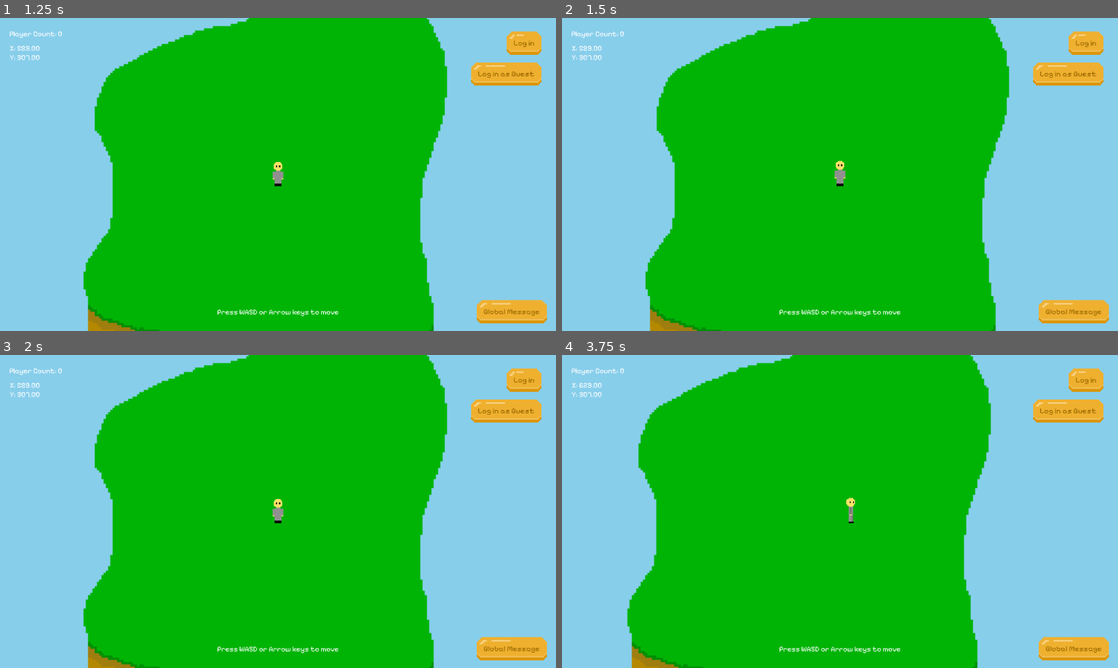
Above: before the commit, frames 1-4 (two rows, left to right).
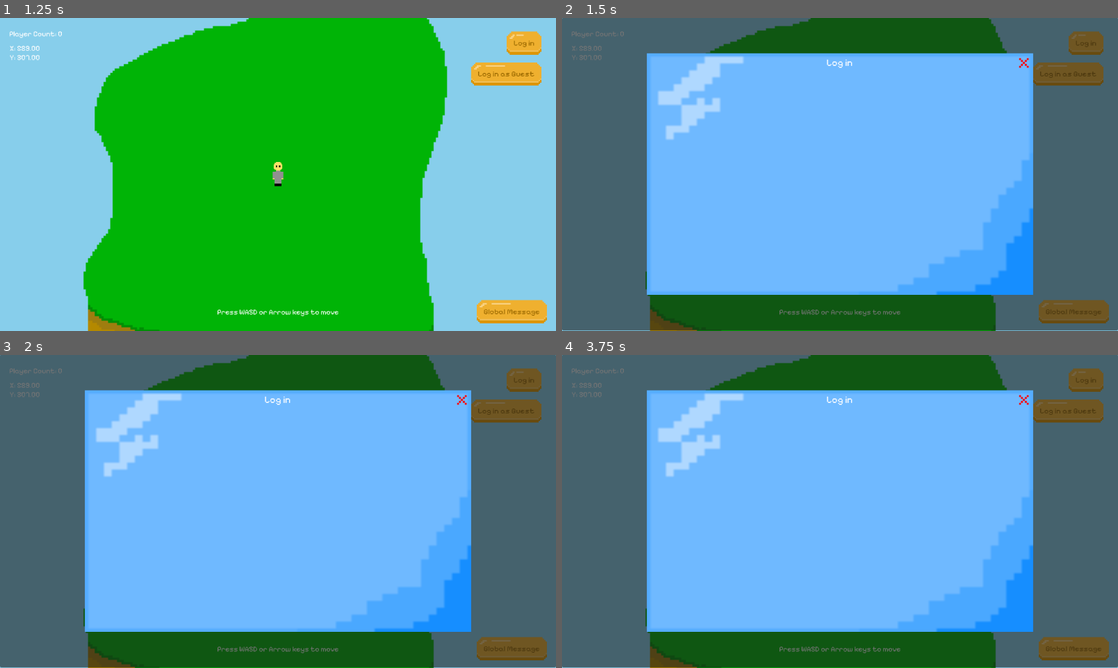
Above: after the commit, the same moments.

Repository: JohnRendell/Pixel_Arcade_Game
Game: Godot game, scene res://Interfaces/interface.tscn
The game is run twice, just before and just after one commit, with the same random seed, the same clock (stepped at 60 frames per second) and the same inputs.
Inputs:
- Up to frame 1 (1.25 s): click "Play" at 0.5 s
- Up to frame 2 (1.5 s): click "Log in" at 1.25 s
- Up to frame 3 (2 s): no input
- Up to frame 4 (3.75 s): click "Log in as Guest" at 2 s; click "Global Message" at 2.75 s; tap Enter at 3.5 s; hold Right (ui_right) from 3.53 s (still down)

Frame 1 is identical in both runs. In frame 2, 96% of the frame differs, in the area x 0-100%, y 0-100%; in frame 3, 96%; in frame 4, 96%.

Commit message:
Add and modify
-Modify the collision area, make it better.
-Added modals and its functionality.
-Added restriction for player movement when modal is active.

Diff:
--- /dev/null
+++ b/Assets/Themes/modal_default_theme.tres
@@ -0,0 +1,3 @@
+[gd_resource type="Theme" format=3 uid="uid://ctjk8afb01o0p"]
+
+[resource]
--- /dev/null
+++ b/Interfaces/modal.tscn
@@ -0,0 +1,95 @@
+[gd_scene load_steps=10 format=3 uid="uid://can60qx0sq1hp"]
+
+[ext_resource type="Script" uid="uid://bbmmwm2jmjnug" path="res://Scripts/Global_Scripts/modal_script.gd" id="1_6fe7b"]
+[ext_resource type="Theme" uid="uid://ctjk8afb01o0p" path="res://Assets/Themes/modal_default_theme.tres" id="1_mt8pp"]
+[ext_resource type="Texture2D" uid="uid://b8i2cshy45y0e" path="res://Assets/Sprite_Slice/Sprite_UI_Stuff.png" id="2_c38oy"]
+[ext_resource type="Theme" uid="uid://fytpjh21mbhn" path="res://Assets/Themes/default_button_theme.tres" id="3_pr2ud"]
+[ext_resource type="FontFile" uid="uid://bmdl23cbnw41b" path="res://Assets/Fonts/Pixelify_Sans/static/PixelifySans-Regular.ttf" id="5_jggfe"]
+
+[sub_resource type="StyleBoxTexture" id="StyleBoxTexture_pr2ud"]
+texture = ExtResource("2_c38oy")
+texture_margin_left = 2.0
+texture_margin_top = 2.0
+texture_margin_right = 2.0
+texture_margin_bottom = 2.0
+region_rect = Rect2(42, 75, 153, 108)
+
+[sub_resource type="StyleBoxTexture" id="StyleBoxTexture_6fe7b"]
+texture = ExtResource("2_c38oy")
+region_rect = Rect2(261, 24, 15, 15)
+
+[sub_resource type="StyleBoxTexture" id="StyleBoxTexture_jggfe"]
+texture = ExtResource("2_c38oy")
+region_rect = Rect2(261, 24, 15, 15)
+
+[sub_resource type="StyleBoxTexture" id="StyleBoxTexture_ym2q7"]
+texture = ExtResource("2_c38oy")
+region_rect = Rect2(261, 24, 15, 15)
+
+[node name="Modal" type="Control"]
+visible = false
+layout_mode = 3
+anchors_preset = 15
+anchor_right = 1.0
+anchor_bottom = 1.0
+grow_horizontal = 2
+grow_vertical = 2
+script = ExtResource("1_6fe7b")
+
+[node name="Background Panel" type="Panel" parent="."]
+layout_mode = 1
+anchors_preset = 15
+anchor_right = 1.0
+anchor_bottom = 1.0
+grow_horizontal = 2
+grow_vertical = 2
+
+[node name="Panel" type="Panel" parent="Background Panel"]
+layout_mode = 1
+anchors_preset = 8
+anchor_left = 0.5
+anchor_top = 0.5
+anchor_right = 0.5
+anchor_bottom = 0.5
+offset_left = -400.0
+offset_top = -250.0
+offset_right = 400.0
+offset_bottom = 250.0
+grow_horizontal = 2
+grow_vertical = 2
+theme = ExtResource("1_mt8pp")
+theme_override_styles/panel = SubResource("StyleBoxTexture_pr2ud")
+
+[node name="Close Button" type="Button" parent="Background Panel/Panel"]
+layout_mode = 1
+anchors_preset = 1
+anchor_left = 1.0
+anchor_right = 1.0
+offset_left = -29.0
+offset_top = 10.0
+offset_right = -9.0
+offset_bottom = 30.0
+grow_horizontal = 0
+tooltip_text = "Close the Modal"
+mouse_default_cursor_shape = 2
+theme = ExtResource("3_pr2ud")
+theme_override_styles/hover = SubResource("StyleBoxTexture_6fe7b")
+theme_override_styles/pressed = SubResource("StyleBoxTexture_jggfe")
+theme_override_styles/normal = SubResource("StyleBoxTexture_ym2q7")
+action_mode = 0
+button_mask = 5
+
+[node name="Modal Label" type="RichTextLabel" parent="Background Panel/Panel"]
+layout_mode = 1
+anchors_preset = 5
+anchor_left = 0.5
+anchor_right = 0.5
+offset_left = -300.0
+offset_right = 300.0
+offset_bottom = 40.0
+grow_horizontal = 2
+theme_override_fonts/normal_font = ExtResource("5_jggfe")
+theme_override_font_sizes/normal_font_size = 20
+text = "Modal Label"
+horizontal_alignment = 1
+vertical_alignment = 1
--- a/Interfaces/playerInfo.tscn
+++ b/Interfaces/playerInfo.tscn
@@ -102,5 +102,6 @@
 theme_override_styles/hover = SubResource("StyleBoxTexture_14f72")
 theme_override_styles/pressed = SubResource("StyleBoxTexture_jqtam")
 theme_override_styles/normal = SubResource("StyleBoxTexture_1sa06")
+action_mode = 0
 button_mask = 5
 text = "Global Message"
--- a/Scenes/lobby_scene.tscn
+++ b/Scenes/lobby_scene.tscn
@@ -1,21 +1,14 @@
-[gd_scene load_steps=10 format=3 uid="uid://cvnoej7tdycly"]
+[gd_scene load_steps=11 format=3 uid="uid://cvnoej7tdycly"]
 
+[ext_resource type="Script" uid="uid://bfvjja37p1vyb" path="res://Scripts/Lobby_Scripts/lobby_script.gd" id="1_3q4fp"]
 [ext_resource type="Texture2D" uid="uid://bfyvcuew133w5" path="res://Assets/Game_Objects/Objects/lobby_island.png" id="1_7hemx"]
 [ext_resource type="PackedScene" uid="uid://draqfc0ximnvd" path="res://Sprites/player_character.tscn" id="2_ljcoi"]
 [ext_resource type="Theme" uid="uid://t8cakbf8cvmc" path="res://Assets/Themes/default_button_texture.tres" id="3_op75h"]
 [ext_resource type="Texture2D" uid="uid://b8i2cshy45y0e" path="res://Assets/Sprite_Slice/Sprite_UI_Stuff.png" id="4_2ipua"]
-
-[sub_resource type="GDScript" id="GDScript_7hemx"]
-script/source = "extends Node2D
-
-var playerUIInterface = preload(\"res://Interfaces/playerInfo.tscn\").instantiate()
-
-func _ready():
-	get_tree().get_root().add_child(playerUIInterface)
-"
+[ext_resource type="PackedScene" uid="uid://can60qx0sq1hp" path="res://Interfaces/modal.tscn" id="5_44aa0"]
 
 [sub_resource type="RectangleShape2D" id="RectangleShape2D_ljcoi"]
-size = Vector2(47, 804)
+size = Vector2(47, 574.5)
 
 [sub_resource type="StyleBoxTexture" id="StyleBoxTexture_2ipua"]
 texture = ExtResource("4_2ipua")
@@ -42,7 +35,7 @@
 region_rect = Rect2(36, 12, 99, 48)
 
 [node name="scene" type="Node2D"]
-script = SubResource("GDScript_7hemx")
+script = ExtResource("1_3q4fp")
 
 [node name="CanvasLayer" type="CanvasLayer" parent="."]
 follow_viewport_enabled = true
@@ -87,21 +80,21 @@
 disable_mode = 2
 
 [node name="CollisionShape2D" type="CollisionShape2D" parent="CanvasLayer/Bound"]
-position = Vector2(229, 318)
+position = Vector2(350, 339.75)
 shape = SubResource("RectangleShape2D_ljcoi")
 
 [node name="CollisionShape2D2" type="CollisionShape2D" parent="CanvasLayer/Bound"]
-position = Vector2(973, 304)
+position = Vector2(800, 345)
 shape = SubResource("RectangleShape2D_ljcoi")
 
 [node name="CollisionShape2D3" type="CollisionShape2D" parent="CanvasLayer/Bound"]
-position = Vector2(598, -24)
-rotation = 1.5708
+position = Vector2(545, 103)
+rotation = 1.31772
 shape = SubResource("RectangleShape2D_ljcoi")
 
 [node name="CollisionShape2D4" type="CollisionShape2D" parent="CanvasLayer/Bound"]
-position = Vector2(595, 692)
-rotation = 1.5708
+position = Vector2(569, 541)
+rotation = 1.65283
 shape = SubResource("RectangleShape2D_ljcoi")
 
 [node name="Lobby UI" type="Control" parent="."]
@@ -130,6 +123,7 @@
 theme_override_styles/hover = SubResource("StyleBoxTexture_2ipua")
 theme_override_styles/pressed = SubResource("StyleBoxTexture_3q4fp")
 theme_override_styles/normal = SubResource("StyleBoxTexture_lvc8g")
+action_mode = 0
 button_mask = 5
 text = "Log in"
 
@@ -147,5 +141,11 @@
 theme_override_styles/hover = SubResource("StyleBoxTexture_2ipua")
 theme_override_styles/pressed = SubResource("StyleBoxTexture_3q4fp")
 theme_override_styles/normal = SubResource("StyleBoxTexture_lvc8g")
+action_mode = 0
 button_mask = 5
 text = "Log in as Guest"
+
+[node name="Log in Modal" parent="Lobby UI/CanvasLayer" instance=ExtResource("5_44aa0")]
+offset_top = -1.0
+offset_bottom = -1.0
+modal_label = "Log in"
--- /dev/null
+++ b/Scripts/Global_Scripts/modal_script.gd
@@ -0,0 +1,16 @@
+extends Node
+
+@onready var closeButton = $"Background Panel/Panel/Close Button"
+@export var modal_label = ""
+
+func _ready():
+	var textLabel = $"Background Panel/Panel/Modal Label"
+	textLabel.text = modal_label
+
+	#add the close button for start
+	closeButton.pressed.connect(close_modal)
+
+func close_modal():
+	var modal = $"."
+	PlayerGlobalScript.modal_open = false
+	modal.visible = false
--- /dev/null
+++ b/Scripts/Lobby_Scripts/lobby_script.gd
@@ -0,0 +1,17 @@
+extends Node2D
+
+var playerUIInterface = preload("res://Interfaces/playerInfo.tscn").instantiate()
+
+#buttons on the lobby
+@onready var login_button = $"Lobby UI/CanvasLayer/Log in Button"
+
+#modals
+@onready var login_modal = $"Lobby UI/CanvasLayer/Log in Modal"
+
+func _ready():
+	get_tree().get_root().add_child(playerUIInterface)
+	login_button.pressed.connect(open_login)
+
+func open_login():
+	PlayerGlobalScript.modal_open = true
+	login_modal.visible = true
--- a/Scripts/Player_Scripts/playerGlobalScript.gd
+++ b/Scripts/Player_Scripts/playerGlobalScript.gd
@@ -7,3 +7,6 @@
 var isIdle = false
 
 var playerCoords = "";
+
+#for opening modal that restricts player when moving
+var modal_open = false
--- a/Scripts/Player_Scripts/playerMovement.gd
+++ b/Scripts/Player_Scripts/playerMovement.gd
@@ -10,48 +10,49 @@
 	input_vector.y = Input.get_action_strength("ui_down") - Input.get_action_strength("ui_up")
 	input_vector = input_vector.normalized()
 
-	if input_vector:
-		velocity = input_vector * speed
-		PlayerGlobalScript.isIdle = false
+	if PlayerGlobalScript.modal_open == false:
+		if input_vector:
+			velocity = input_vector * speed
+			PlayerGlobalScript.isIdle = false
 
-		#left
-		if input_vector.x <= -1 and input_vector.y <= 0:
-			PlayerGlobalScript.isLeft = true
-			PlayerGlobalScript.isRight = false
-			PlayerGlobalScript.isUp = false
-			PlayerGlobalScript.isDown = false
+			#left
+			if input_vector.x <= -1 and input_vector.y <= 0:
+				PlayerGlobalScript.isLeft = true
+				PlayerGlobalScript.isRight = false
+				PlayerGlobalScript.isUp = false
+				PlayerGlobalScript.isDown = false
 
-			sprite.flip_h = true
+				sprite.flip_h = true
 
-		#right
-		elif input_vector.x >= 1 and input_vector.y <= 0:
-			PlayerGlobalScript.isLeft = false
-			PlayerGlobalScript.isRight = true
-			PlayerGlobalScript.isUp = false
-			PlayerGlobalScript.isDown = false
+			#right
+			elif input_vector.x >= 1 and input_vector.y <= 0:
+				PlayerGlobalScript.isLeft = false
+				PlayerGlobalScript.isRight = true
+				PlayerGlobalScript.isUp = false
+				PlayerGlobalScript.isDown = false
 
-			sprite.flip_h = false
+				sprite.flip_h = false
 
-		#back/down
-		elif input_vector.y >= 1 and input_vector.x <= 0:
-			PlayerGlobalScript.isLeft = false
-			PlayerGlobalScript.isRight = false
-			PlayerGlobalScript.isUp = false
-			PlayerGlobalScript.isDown = true
+			#back/down
+			elif input_vector.y >= 1 and input_vector.x <= 0:
+				PlayerGlobalScript.isLeft = false
+				PlayerGlobalScript.isRight = false
+				PlayerGlobalScript.isUp = false
+				PlayerGlobalScript.isDown = true
 
-			sprite.flip_h = false
+				sprite.flip_h = false
 
-		#front/up
-		elif input_vector.y <= -1 and input_vector.x <= 0:
-			PlayerGlobalScript.isLeft = false
-			PlayerGlobalScript.isRight = false
-			PlayerGlobalScript.isUp = true
-			PlayerGlobalScript.isDown = false
+			#front/up
+			elif input_vector.y <= -1 and input_vector.x <= 0:
+				PlayerGlobalScript.isLeft = false
+				PlayerGlobalScript.isRight = false
+				PlayerGlobalScript.isUp = true
+				PlayerGlobalScript.isDown = false
 
-			sprite.flip_h = false
-	else:
-		velocity = input_vector
-		PlayerGlobalScript.isIdle = true
+				sprite.flip_h = false
+		else:
+			velocity = input_vector
+			PlayerGlobalScript.isIdle = true
 	move_and_slide()
 
 	playerPos = self.position
--- a/project.godot
+++ b/project.godot
@@ -21,6 +21,7 @@
 
 [display]
 
+window/subwindows/embed_subwindows=false
 window/stretch/mode="viewport"
 window/stretch/aspect="expand"
 
Binary file changed: Assets/Sprite_Slice/Sprite_UI_Stuff.png
Not shown, added: Scripts/Global_Scripts/modal_script.gd.uid
Not shown, added: Scripts/Lobby_Scripts/lobby_script.gd.uid
